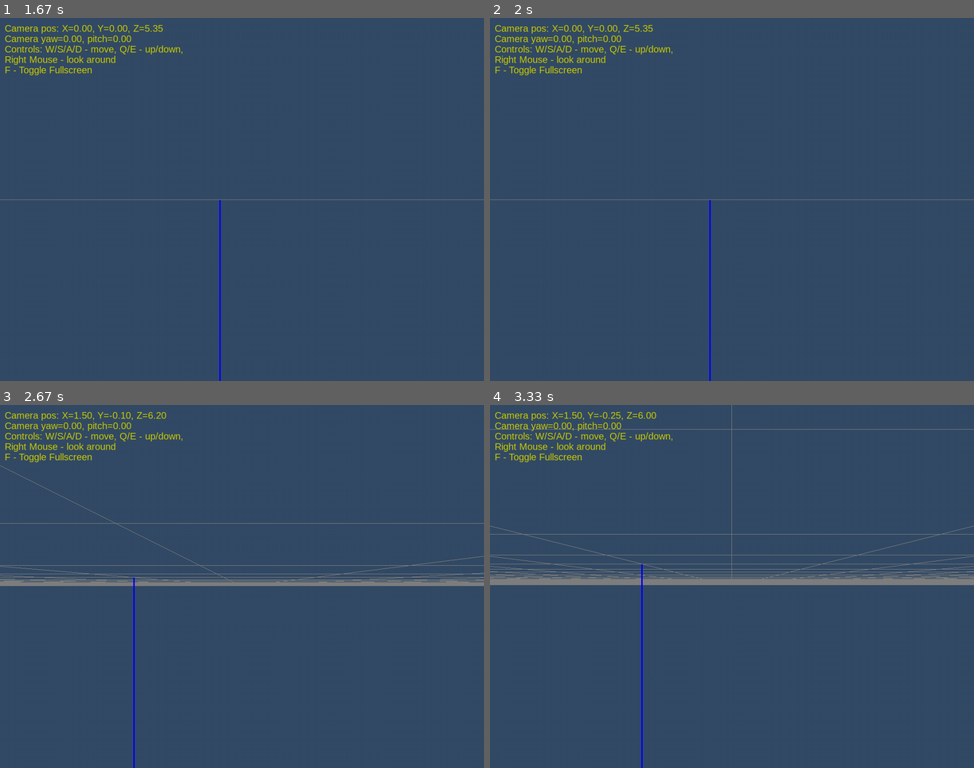
Above: before the commit, frames 1-4 (two rows, left to right).
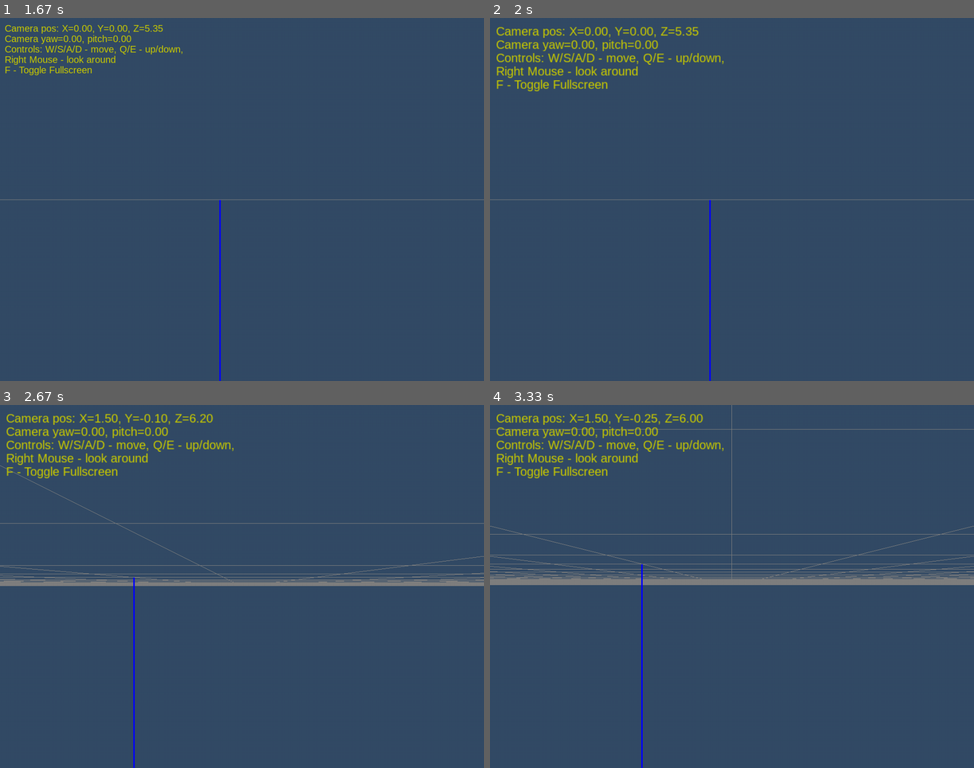
Above: after the commit, the same moments.

Repository: mike7109/Mine3DExplorer
Game: pygame game, started from main.py
The game is run twice, just before and just after one commit, with the same random seed, the same clock (stepped at 60 frames per second) and the same inputs.
Inputs (mouse positions are in pixels of both pictures, inside the frame that each line leads up to):
- Up to frame 1 (1.67 s): click (242, 199) at 0.38 s; click (125, 203) at 0.72 s; hold D 1-1.47 s; click (91, 145) at 1.55 s
- Up to frame 2 (2 s): click (804, 72) at 1.88 s
- Up to frame 3 (2.67 s): hold W 2.17-2.47 s; move the mouse to (421, 713) at 2.2 s; hold D from 2.5 s (still down); tap E at 2.65 s
- Up to frame 4 (3.33 s): release D at 2.97 s; hold A from 3 s (still down)

Frame 1 is identical in both runs. In frame 2, 2.6% of the frame differs, in the area x 1-49%, y 1-21%; in frame 3, 2.6%; in frame 4, 2.6%.

Commit message:
big screen

Diff:
--- a/input_handling.py
+++ b/input_handling.py
@@ -8,8 +8,14 @@
 import screenshot
 import main  # Для доступа к set_perspective
 
+DOUBLE_CLICK_TIME = 500  # Максимальное время между кликами в миллисекундах
+last_click_time = 0
+click_count = 0
+
 def handle_event(event):
     """Обработка событий Pygame (клики и т.д.)"""
+    global last_click_time, click_count
+
     if event.type == pygame.KEYDOWN:
         # Например, нажали "p"
         if event.key == pygame.K_p:
@@ -24,16 +30,29 @@
             # По ESC можно, например, завершать программу
             pass
 
-        # Нажатие 'F' для переключения полноэкранного режима
-        if event.key == pygame.K_f:
-            config.fullscreen = not config.fullscreen
-            toggle_fullscreen()
+        # Нажатие 'F' для переключения полноэкранного режима, пока работает криво
+        # if event.key == pygame.K_f:
+        #     config.fullscreen = not config.fullscreen
+        #     toggle_fullscreen()
 
     # ====== Обработка нажатий мыши =======
     if event.type == pygame.MOUSEBUTTONDOWN:
         # Правая кнопка в Pygame обычно button=3
         if event.button == 3:
             config.right_mouse_held = True
+
+        # Обработка двойного щелчка левой кнопки для полноэкранного режима
+        if event.button == 1:
+            current_time = pygame.time.get_ticks()
+            if current_time - last_click_time < DOUBLE_CLICK_TIME:
+                click_count += 1
+                if click_count == 2:
+                    config.fullscreen = not config.fullscreen
+                    toggle_fullscreen()
+                    click_count = 0
+            else:
+                click_count = 1
+            last_click_time = current_time
 
     if event.type == pygame.MOUSEBUTTONUP:
         if event.button == 3:
@@ -131,7 +150,7 @@
         info = pygame.display.Info()
         config.WINDOW_WIDTH, config.WINDOW_HEIGHT = info.current_w, info.current_h
     else:
-        display_flags = DOUBLEBUF | OPENGL
+        display_flags = DOUBLEBUF | OPENGL | RESIZABLE  # Добавлен флаг RESIZABLE
         pygame.display.set_mode((800, 600), display_flags)  # Возвращаем стандартное разрешение
         config.WINDOW_WIDTH, config.WINDOW_HEIGHT = 800, 600
 
--- a/main.py
+++ b/main.py
@@ -20,7 +20,7 @@
 
 def init_pygame_window(width=800, height=600):
     pygame.init()
-    display_flags = DOUBLEBUF | OPENGL
+    display_flags = DOUBLEBUF | OPENGL | RESIZABLE  # Добавлен флаг RESIZABLE
     pygame.display.set_mode((width, height), display_flags)
     pygame.display.set_caption("Mine3DExplorer — Only Mine Axes")
 
@@ -87,6 +87,7 @@
         pygame.display.flip()
         pygame.time.wait(10)
 
+    # Корректное завершение
     pygame.quit()
     sys.exit()
 
